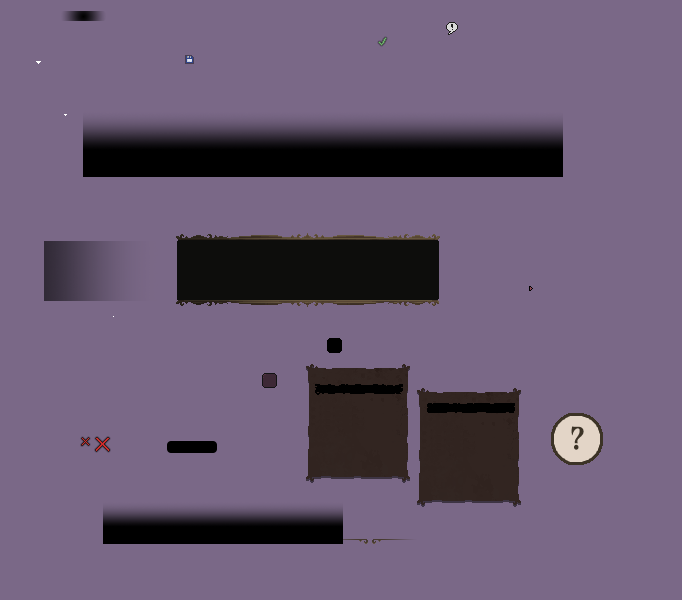
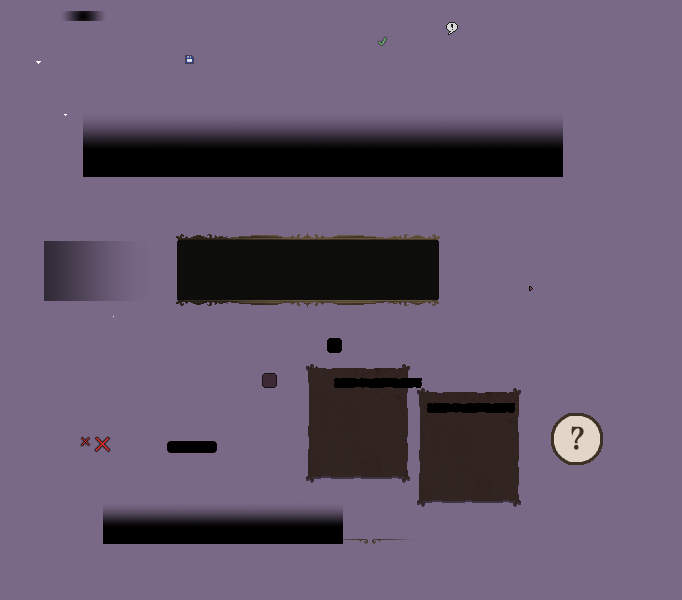
Layer changes from the first 682 × 600 image to the second:
painted on "ItemMenuContainerSelection.png" over bbox(315, 378, 422, 395)
